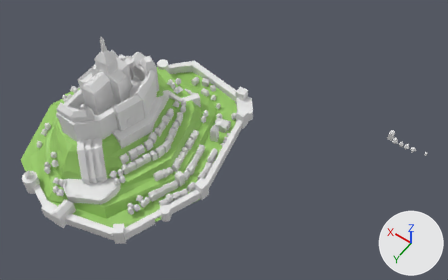
A saved change to the Blender file fabula-godot/Models/Pueblo/Fabula.blend.
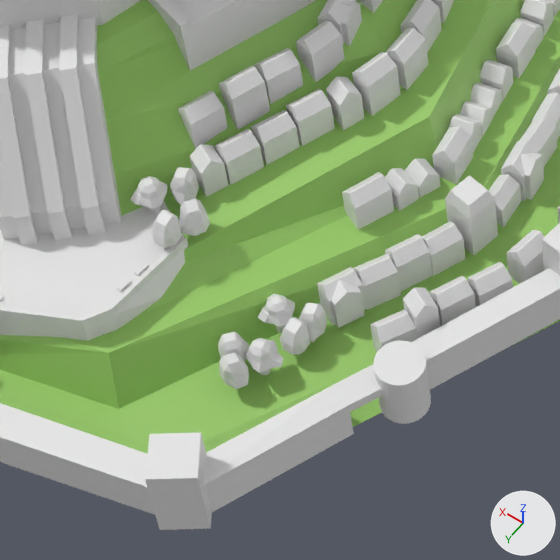
The first picture shows the older version from a 50 mm lens placed at (-232.0, 186.0, 363.0), pointed at (-85.0, -20.0, 39.0). The close-ups show the older and then the newer version on the part from 18% to 44% of the width and 48% to 89% of the height of that picture. Only the edits that show in the close-ups are written down. The lights are fixed; the arrows at lower right show +X, +Y and +Z.

Names of what the first close-up shows: 'Castillo-col', 'Cube.015', 'Cube.034', 'Cube.037', 'Cube.044', 'Cube.045', 'Cube.046', 'Cube.050', 'Cube.055', 'Escaleras-col', 'Mball.021', 'Mball.022', 'Mball.023', 'Mball.024', 'Mball.025', 'Mball.026', 'Monaña-col', 'Muralla-col' and 40 more.
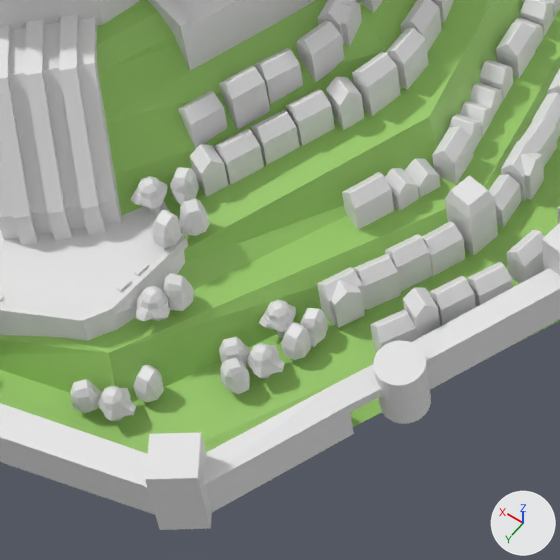
Changed parts and their boxes [x1, y1, x2, y2] in the close-ups (560 x 560 px):
'Mball.026', moved
    before: [245, 338, 284, 375]
    after: [246, 343, 285, 378]
'Mball.023', moved
    before: [258, 293, 295, 333]
    after: [259, 299, 296, 338]
'Mball.022', moved
    before: [279, 317, 310, 355]
    after: [280, 323, 311, 360]
'Mball.024', moved
    before: [219, 352, 249, 389]
    after: [220, 358, 250, 394]
'Mball.063', added
    after: [136, 286, 171, 321]
'Mball.061', added
    after: [97, 386, 136, 421]
'Mball.062', added
    after: [163, 273, 195, 311]
'Mball.021', moved
    before: [299, 303, 327, 342]
    after: [300, 308, 328, 348]
'Mball.059', added
    after: [133, 365, 164, 402]
'Mball.060', added
    after: [70, 379, 102, 413]
'Mball.025', moved
    before: [218, 331, 249, 361]
    after: [219, 337, 250, 366]

What changed in the scene script:
```text
Change ob_mball_021:
    ob_mball_021.location: (-57.9, 31.3, 5.6) -> (-57.9, 31.3, 4.2)
Change ob_mball_022:
    ob_mball_022.location: (-57.9, 34.9, 5.6) -> (-57.9, 34.9, 4.3)
Change ob_mball_023:
    ob_mball_023.location: (-53.7, 33.5, 8.5) -> (-53.7, 33.5, 7.2)
Change ob_mball_024:
    ob_mball_024.location: (-54.5, 44.1, 6.0) -> (-54.5, 44.1, 4.7)
Change ob_mball_025:
    ob_mball_025.location: (-52.0, 41.6, 5.9) -> (-52.0, 41.6, 4.6)
Change ob_mball_026:
    ob_mball_026.location: (-56.2, 40.1, 8.0) -> (-56.2, 40.1, 6.7)
Add ob_mball_063:
    ob_mball_063 = bpy.data.objects.new('Mball.063', me_mesh_025.copy())  # the mesh of ob_mball_026
    ob_mball_063.location = (-41.6, 44.8, 14.0)
    ob_mball_063.rotation_euler = (0.0, 0.0, -3.11)  # degrees (0, 0, -178)
    ob_mball_063.scale = (1.32, 1.32, 1.32)
Add ob_mball_062:
    ob_mball_062 = bpy.data.objects.new('Mball.062', me_mesh_028.copy())  # the mesh of ob_mball_028
    ob_mball_062.location = (-42.7, 41.2, 11.6)
    ob_mball_062.rotation_euler = (0.0, 0.0, 2.154)  # degrees (0, 0, 123)
    ob_mball_062.scale = (1.72, 1.72, 1.72)
Add ob_mball_061:
    ob_mball_061 = bpy.data.objects.new('Mball.061', me_mesh_025.copy())  # the mesh of ob_mball_026
    ob_mball_061.location = (-44.1, 57.2, 6.7)
    ob_mball_061.rotation_euler = (0.0, 0.0, -7.53)  # degrees (0, 0, 289)
    ob_mball_061.scale = (1.32, 1.32, 1.32)
Add ob_mball_060:
    ob_mball_060 = bpy.data.objects.new('Mball.060', me_mesh_028.copy())  # the mesh of ob_mball_028
    ob_mball_060.location = (-39.8, 58.7, 4.6)
    ob_mball_060.rotation_euler = (0.0, 0.0, -2.267)  # degrees (0, 0, -130)
    ob_mball_060.scale = (1.72, 1.72, 1.72)
Add ob_mball_059:
    ob_mball_059 = bpy.data.objects.new('Mball.059', me_mesh_028.copy())  # the mesh of ob_mball_028
    ob_mball_059.location = (-45.7, 52.0, 4.3)
    ob_mball_059.rotation_euler = (0.0, 0.0, 0.0665)  # degrees (0, 0, 3.8)
    ob_mball_059.scale = (1.72, 1.72, 1.72)
```
